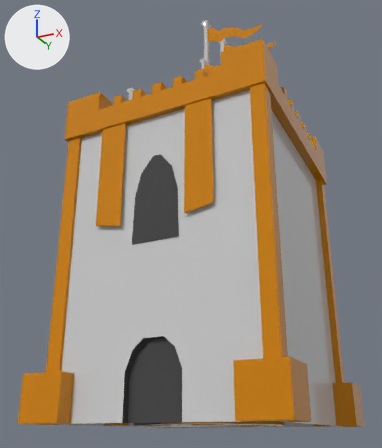
An edit to the FBX model Ruling Realms/Assets/Art/Models/FBX/Castles/kasteel 3 (1).fbx, drawn before and after from the same camera.
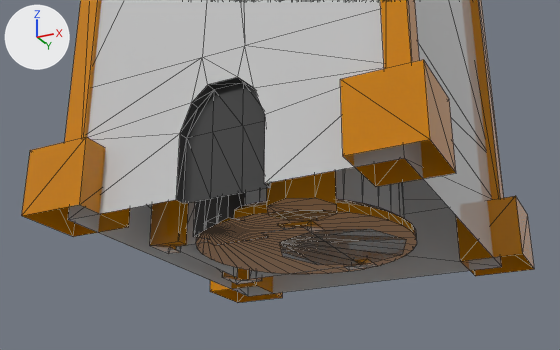
Each version appears first whole from a 50 mm lens placed at (2.13, -4.64, -0.09), pointed at (-0.19, 0.0, 1.99), and next in a close-up from a 50 mm lens placed at (1.89, -4.14, -1.36), pointed at (-0.41, 0.47, 0.71). Every picture has the same lights, and +X, +Y and +Z are marked at upper left. The close-ups show mesh edges as thin lines. The same objects are shown in both versions, whatever each file hides. Where no turn or scale is listed for an object, it has been applied to the vertices. Vertices at the same position are counted once.

Names of what the first close-up shows: 'kasteel 3', 'kasteel1', 'kasteel2'.
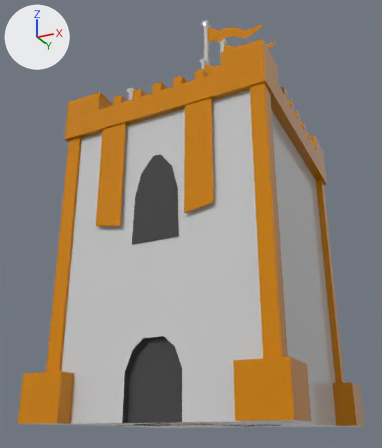
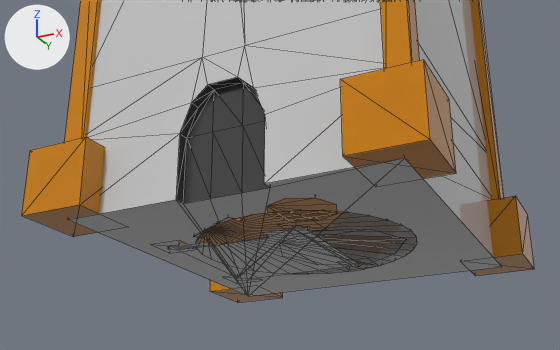
The newer file is also rescaled (x100.0) as a whole; pictures and numbers use the older file's frame.

Location of each change, (x1, y1, x2, y2) in pixels of the close-ups (560 x 350 px; the box of a moved part takes in the faces that stretch with it):
'kasteel2', reshaped
    before: (193, 167, 417, 274)
    after: (193, 198, 417, 274)
'kasteel1', reshaped
    before: (150, 200, 378, 284)
    after: (168, 226, 364, 281)
part 1 of me_mesh_001, moved or reshaped
    before: (285, 240, 406, 262)
    after: (327, 240, 403, 264)
part 2 of me_mesh, built on
    before: (150, 200, 378, 284)
    after: (169, 226, 364, 281)
part 3 of me_mesh_002, added
    after: (23, 140, 534, 303)

What the commit changed:
me_mesh_001 has 644 vertices, 1126 faces and spans x -0.82..0.82, y -0.83..0.83, z 0.0..4.4.
me_mesh_001 is used by ob_kasteel2; location (0.0, 0.0, 0.0).
Part 1, on me_mesh_001:
Vertex 32 of me_mesh_001 moves from (0.47, 0.44, 0.01) at pixel (402, 254) to (0.43, 0.41, 0.01) at pixel (394, 253).
me_mesh is used by ob_kasteel1; location (0.0, 0.0, 0.0).
me_mesh had 549 vertices, 898 faces and spanned x -0.84..0.84, y -0.64..0.64, z 0.0..4.23.
me_mesh now has 533 vertices, 956 faces and spans x -0.84..0.84, y -0.64..0.64, z 0.0..4.23.
Part 2, on me_mesh:
41 vertices are removed from x -0.84..0.23, y -0.44..0.64, z 0.0..0.47.
65 faces are deleted.
1 vertex moves from x -0.75, y -0.23, z 0.0 to x -0.84, y -0.23, z 0.01.
8 vertices are added at x 0.03..0.24, y -0.23..0.43, z 0.01..0.47.
7 new vertices lie (0.21, 0.0, 0.0) away from vertices in x -0.84..0.03, y -0.44..0.64, z 0.0..0.47.
10 new vertices lie (0.0, 0.0, -0.46) away from vertices in x -0.84..0.24, y -0.44..0.64, z 0.47.
35 new faces join them, mat_default (light grey #cbcbcb).
74 new faces join them, mat_geel (orange #cb7f00).
12 new faces join them, mat_black (black #444444).
me_mesh_002 is used by ob_kasteel_3; location (0.0, 0.0, 0.0).
me_mesh_002 had 442 vertices, 771 faces and spanned x -1.15..1.15, y -1.2..1.2, z 0.01..3.1.
me_mesh_002 now has 442 vertices, 808 faces and spans x -1.15..1.15, y -1.2..1.2, z 0.01..3.1.
Part 3, on me_mesh_002:
8 new faces join them, mat_default (light grey #cbcbcb).
16 new faces join them, mat_geel (orange #cb7f00).
